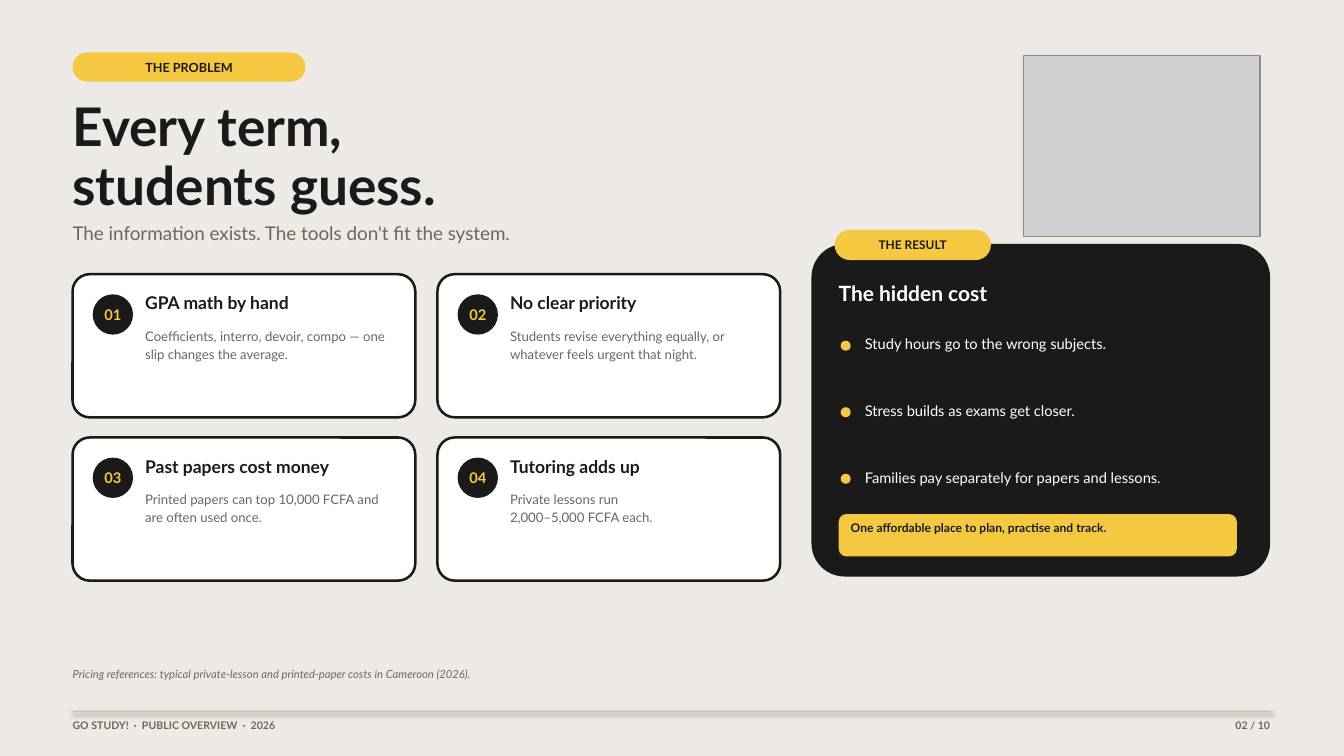
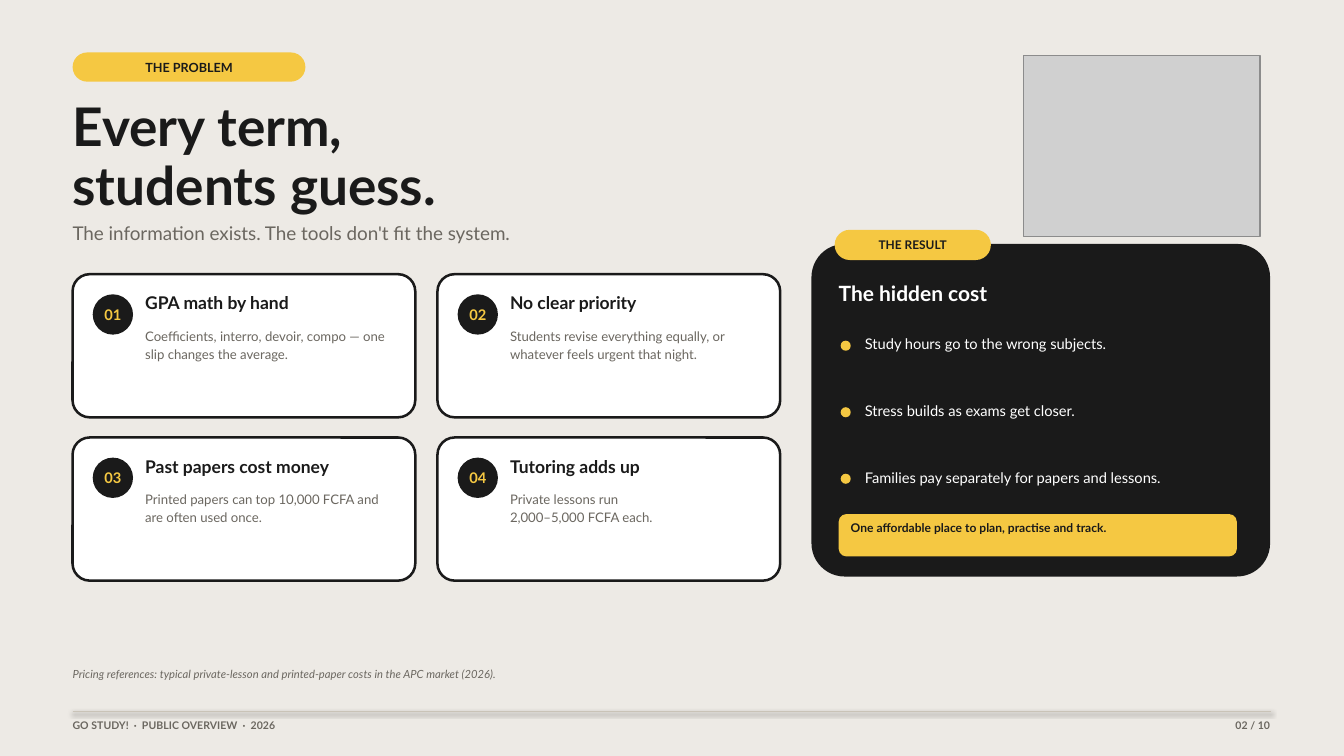
Before and after one commit to Mira-x77/grade-goal, a slide deck: slide 2 of presentations/Go-Study-Public-Overview-2026.pptx. Drawn at 1344x756 pixels with LibreOffice and Linux fonts; fonts in the diff are those of the drawing; grey boxes stand for pictures. Boxes give left, top, right and bottom in pixels: in the first picture for what was removed or moved away, otherwise in the second. Text is boxed around its words. In the diff, an @@ line names an element or a change of style, - is before the commit and + after.

Commit message:
Guidebook PDF, APC-only copy, regenerated decks
- 27-page investor guidebook (HTML source + PDF) with 14 screenshots from the shipping build
- Electron capture mode: phone-sized window, demo profile, timetable, tour/intro suppression
- Cameroon branding removed from landing page, presentations, docs, admin, AI prompt
- Public overview deck regenerated: 395 papers (2002-2027), 415 books, APC-first
- scripts/desktop/pptx-to-pdf.ps1 re-exports decks with the installed PowerPoint
- Office lock files ignored

```diff
--- a/presentations/Go-Study-Public-Overview-2026.pptx
+++ b/presentations/Go-Study-Public-Overview-2026.pptx
@@ text at [73,669,496,680]: text changed @@
-Pricing references: typical private-lesson and printed-paper costs in Cameroon (2026).
+Pricing references: typical private-lesson and printed-paper costs in the APC market (2026).
```
Also in this commit, not shown: 5 other slides changed, 52 other files.
